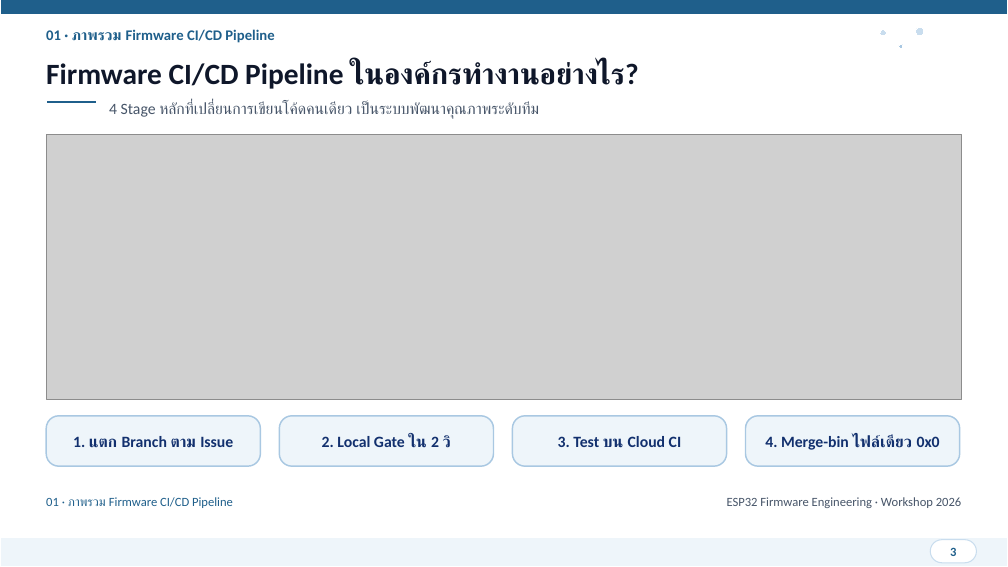
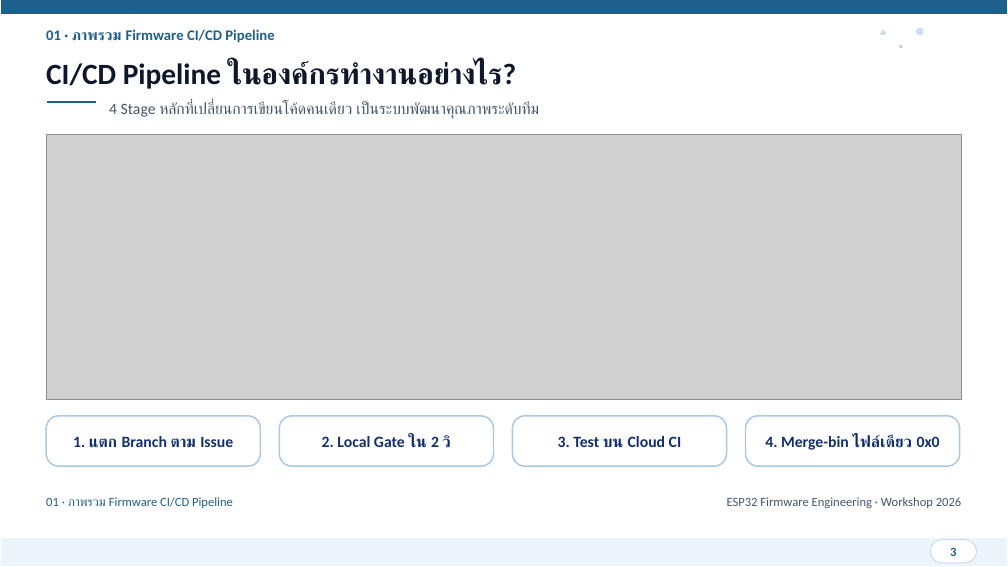
Before and after one commit to FreshmanMentor/git-practice, a slide deck: slide 3 of presentation/ESP32_Git_CICD_Workshop.pptx. Drawn at 1008x567 pixels with LibreOffice and Linux fonts; fonts in the diff are those of the drawing; grey boxes stand for pictures. Boxes give left, top, right and bottom in pixels: in the first picture for what was removed or moved away, otherwise in the second. Text is boxed around its words. In the diff, an @@ line names an element or a change of style, - is before the commit and + after.

```diff
--- a/presentation/ESP32_Git_CICD_Workshop.pptx
+++ b/presentation/ESP32_Git_CICD_Workshop.pptx
@@ text at <box>46,61,517,89</box>: text changed @@
-Firmware CI/CD Pipeline ในองค์กรทำงานอย่างไร?
+CI/CD Pipeline ในองค์กรทำงานอย่างไร?
@@ fill #EEF5FA to #FFFFFF in 4 elements at <box>46,416,260,467</box>, <box>279,416,493,467</box>, <box>513,416,727,467</box>, <box>746,416,960,467</box> @@
```
Also in this commit, not shown: 27 other slides changed, 49 other files.
